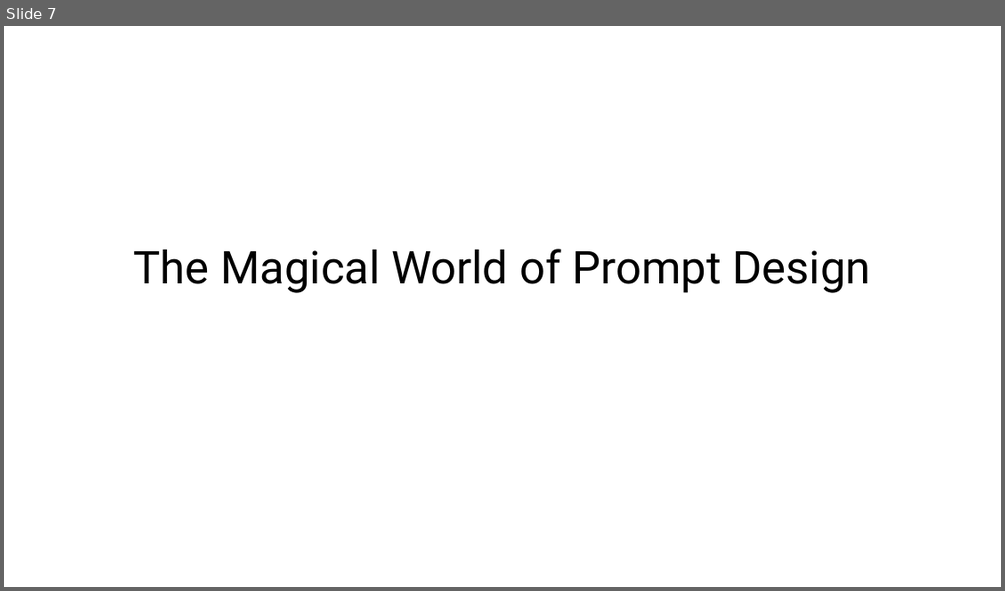
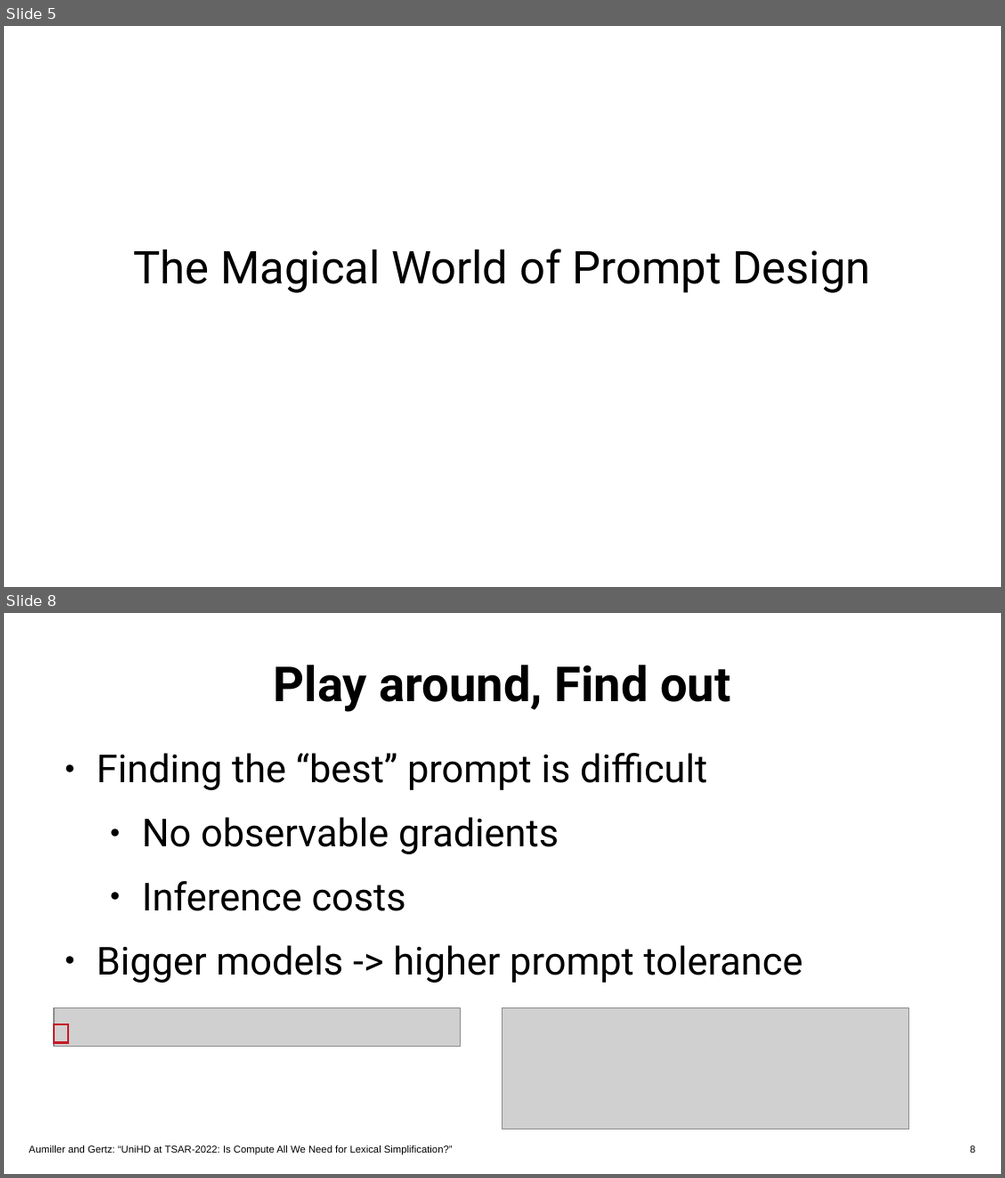
Before and after one commit to dennlinger/TSAR-2022-Shared-Task, a slide deck: presentation/uniHD_tsar.pptx. Shown one above the other, each under a label of ours: slide 7 before the commit, slides 5 and 8 after it; the slides between them are not shown. The pictures are 1005x591 and 1005x1178 pixels, drawn with LibreOffice and Linux fonts; fonts in the diff are those of the drawing; grey boxes stand for pictures; background and template pictures are left out. Boxes give left, top, right and bottom in pixels: in the first picture for what was removed or moved away, otherwise in the second. Text is boxed around its words. In the diff, an @@ line names an element or a change of style, - is before the commit and + after.

```diff
--- a/presentation/uniHD_tsar.pptx
+++ b/presentation/uniHD_tsar.pptx
@@ slide 8 added at <box>4,613,1001,1174</box>, background #FFFFFF @@
@@ text added at <box>274,665,730,712</box>, 38.5 pt, text #000000, bold @@
+Play around, Find out
@@ text added at <box>97,753,803,982</box>, 30.7 pt, text #000000 @@
+● Finding the “best” prompt is difficult
+  ● No observable gradients
+  ● Inference costs
+● Bigger models -> higher prompt tolerance
@@ picture added at <box>54,1007,460,1046</box> @@
@@ picture added at <box>502,1007,908,1128</box> @@
@@ rectangle added at <box>54,1024,68,1043</box>, outline #C61826 2 pt @@
@@ free added at <box>29,1140,693,1155</box>, 8 pt, text #000000 @@
+Aumiller and Gertz: “UniHD at TSAR-2022: Is Compute All We Need for Lexical Simplification?”
@@ page number added at <box>723,1140,977,1155</box>, 8 pt, text #000000 @@
+8
@@ what was slide 7 is now slide 5 @@
```
Also in this commit, not shown: 7 slides changed, 14 other slides added, 17 slides removed, 16 other files.
